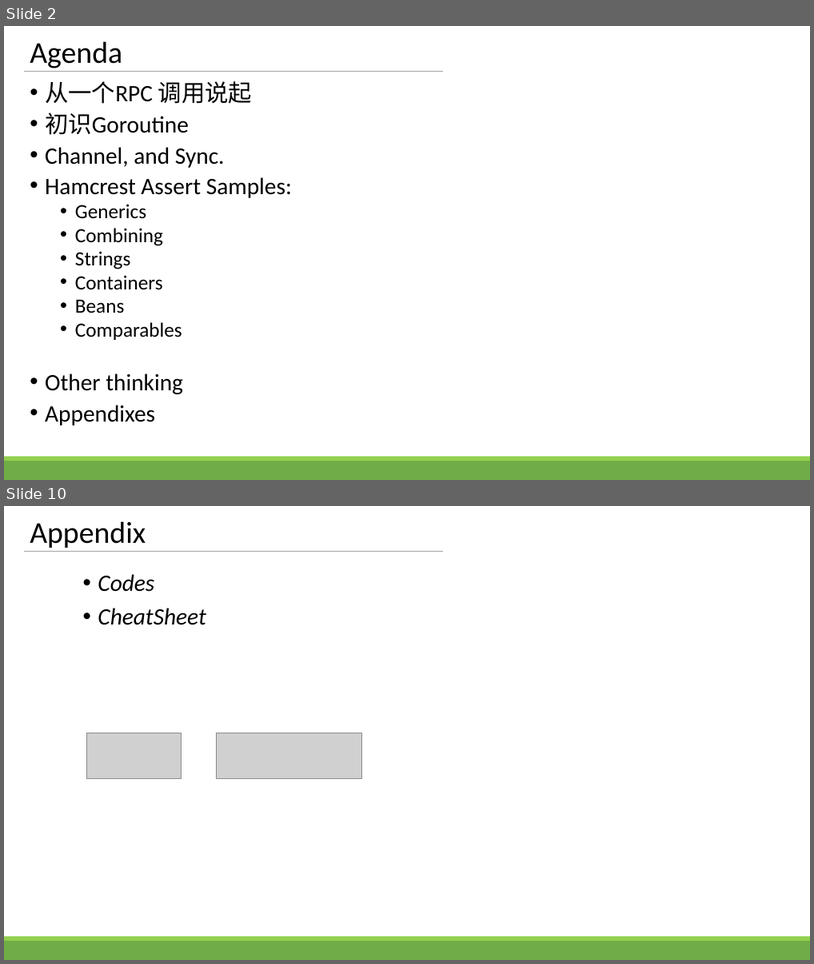
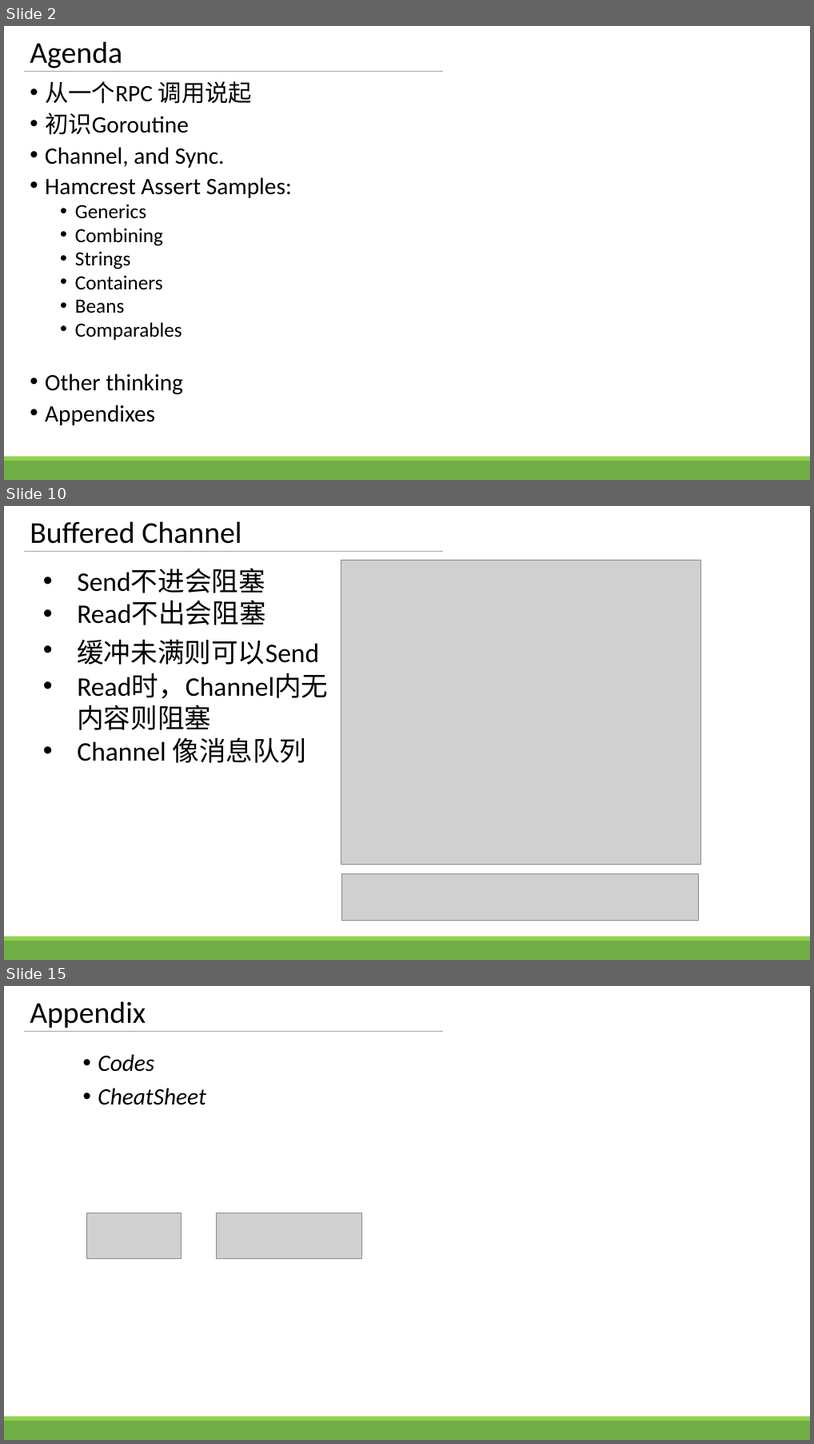
Before and after one commit to zhengbr2/sharing, a slide deck: GolangConcurency.pptx. Shown one above the other, each under a label of ours: slides 2 and 10 before the commit, slides 2, 10 and 15 after it; the slides between them are not shown. The pictures are 814x964 and 814x1444 pixels, drawn with LibreOffice and Linux fonts; fonts in the diff are those of the drawing; grey boxes stand for pictures. Boxes give left, top, right and bottom in pixels: in the first picture for what was removed or moved away, otherwise in the second. Text is boxed around its words. In the diff, an @@ line names an element or a change of style, - is before the commit and + after.

```diff
--- a/GolangConcurency.pptx
+++ b/GolangConcurency.pptx
@@ slide 10 added at [4, 506, 810, 960], background #FFFFFF; not listed: 3 template elements that a slide beside it also shows @@
@@ title added at [30, 521, 242, 544], 36 pt, text #000000 @@
+Buffered Channel
@@ text added at [77, 569, 328, 763], 32 pt, text #000000 @@
+• Send不进会阻塞
+• Read不出会阻塞
+• 缓冲未满则可以Send
+• Read时，Channel内无内容则阻塞
+• Channel 像消息队列
@@ picture added at [341, 560, 701, 864] @@
@@ picture added at [342, 873, 699, 919] @@
@@ what was slide 10 is now slide 15 @@
```
Also in this commit, not shown: 6 slides changed, 5 other slides added, 1 slide removed, 6 other files.
